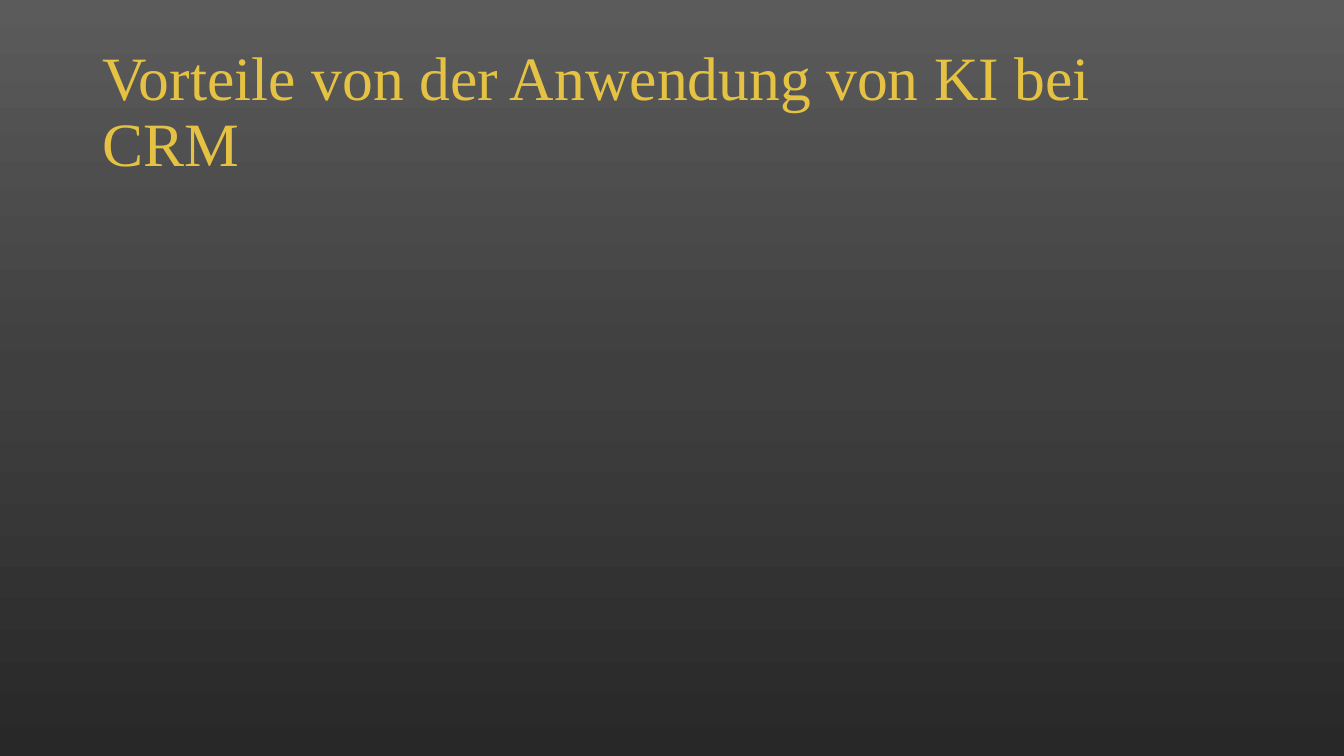
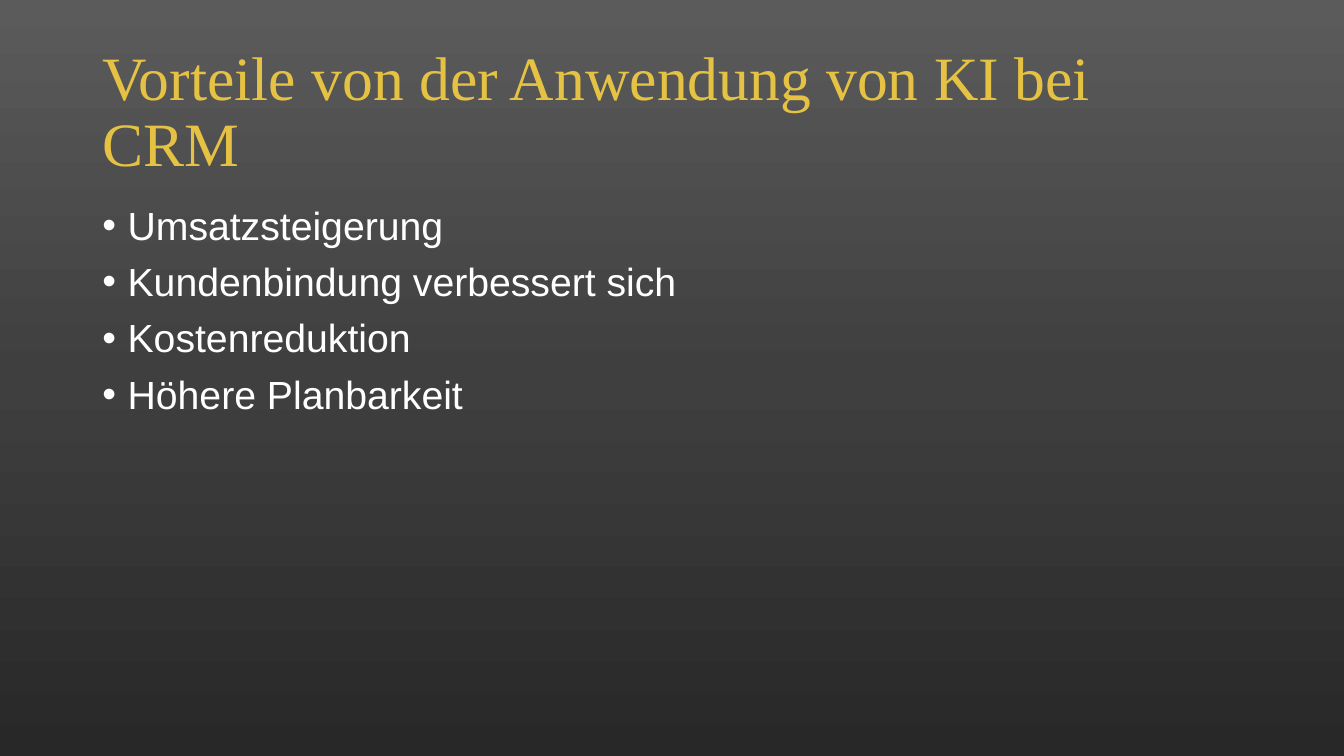
Before and after one commit to alicapr/CRM, a slide deck: slide 17 of CRM.pptx. Drawn at 1344x756 pixels with LibreOffice and Linux fonts; fonts in the diff are those of the drawing. Boxes give left, top, right and bottom in pixels: in the first picture for what was removed or moved away, otherwise in the second. Text is boxed around its words. In the diff, an @@ line names an element or a change of style, - is before the commit and + after.

```diff
--- a/CRM.pptx
+++ b/CRM.pptx
@@ text added at <box>128,211,677,410</box>, 28 pt, text #FFFFFF @@
+• Umsatzsteigerung
+• Kundenbindung verbessert sich
+• Kostenreduktion
+• Höhere Planbarkeit
```
Also in this commit, not shown: 2 other slides changed, 3 slides added.
